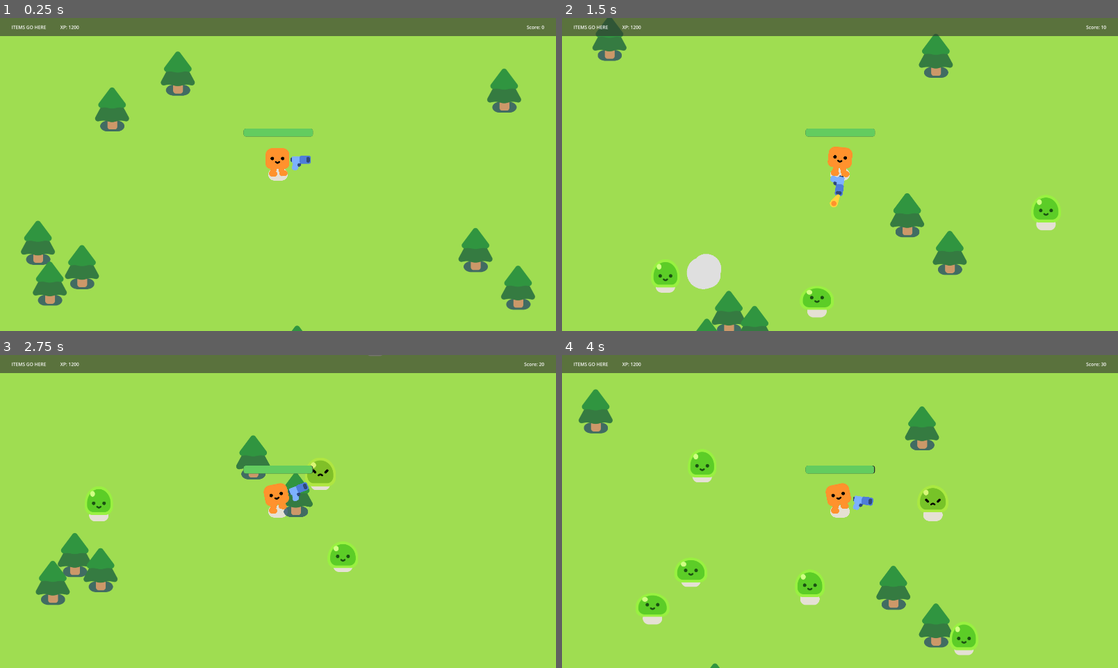
Above: before the commit, frames 1-4 (two rows, left to right).
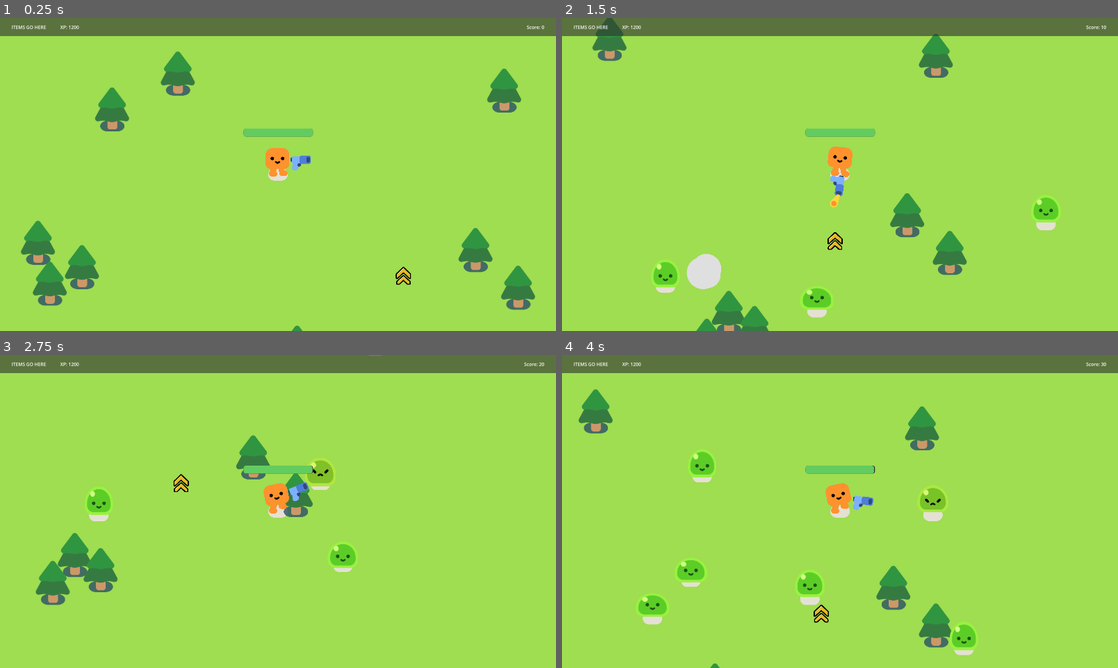
Above: after the commit, the same moments.

Repository: James-Christensen/survivors
Game: Godot game, scene res://Scenes/survivors_game.tscn
Same seed, same stepped clock (60 frames per second), same inputs: the game is played once before the commit and once after it. Before the commit the project starts from res://survivors_game.tscn.
Inputs:
- Up to frame 1 (0.25 s): no input
- Up to frame 2 (1.5 s): hold D (move_right) 0.53-1.28 s; hold S (move_down) from 1.28 s (still down)
- Up to frame 3 (2.75 s): release S (move_down) at 2.03 s; hold D (move_right) from 2.03 s (still down)
- Up to frame 4 (4 s): release D (move_right) at 2.78 s; hold W (move_up) 2.78-3.53 s; hold A (move_left) from 3.53 s (still down)

The runs differ from the first frame. In frame 1, 0.1% of the frame differs, in the area x 71-74%, y 79-86%; in frame 2, 0.1%; in frame 3, 0.1%; in frame 4, 0.1%.
Error after the commit: Parse Error: Expected ":" after class declaration. (res://Scenes/powerups/power_up.gd:1)

Commit message:
power ups and various improvemnets

Diff:
--- a/2d-project-start/GameManager.gd
+++ /dev/null
@@ -1,27 +0,0 @@
-extends Node
-
-signal score_changed(new_score)
-signal victory()
-
-var score: int = 0
-var victory_score: int = 1000
-var health = 100.0
-
-
-func add_score(points: int):
-	score += points
-	if score >= victory_score:
-		score_changed.emit(score)
-		victory.emit()
-	else:
-		score_changed.emit(score)
-
-func reset_score():
-	score = 0
-	score_changed.emit(score)
-
-
-func reset_game():
-	score = 0
-	health = 100.0
-	score_changed.emit(score)
--- a/2d-project-start/mob.gd
+++ b/2d-project-start/Scenes/enemy/mob.gd
@@ -20,9 +20,9 @@
 
 func take_damage():
 	%Slime.play_hurt()
-	health -= 1
+	health -= GameManager.damage_amount
 
-	if health == 0:
+	if health <= 0:
 		var smoke_scene = preload("res://smoke_explosion/smoke_explosion.tscn")
 		var smoke = smoke_scene.instantiate()
 		get_parent().add_child(smoke)
--- a/2d-project-start/mob.tscn
+++ b/2d-project-start/Scenes/enemy/mob.tscn
@@ -1,6 +1,6 @@
 [gd_scene load_steps=4 format=3 uid="uid://bscxlsuoecb6h"]
 
-[ext_resource type="Script" uid="uid://blvytqwlkltsu" path="res://mob.gd" id="1_xhyow"]
+[ext_resource type="Script" uid="uid://blvytqwlkltsu" path="res://Scenes/enemy/mob.gd" id="1_xhyow"]
 [ext_resource type="PackedScene" uid="uid://ogik4s70pgwl" path="res://characters/slime/slime.tscn" id="3_n2uyc"]
 
 [sub_resource type="CircleShape2D" id="CircleShape2D_ypitm"]
--- a/2d-project-start/game.gd
+++ b/2d-project-start/Scenes/game.gd
@@ -5,7 +5,7 @@
 
 func spawn_mob():
 	%PathFollow2D.progress_ratio = randf()
-	var new_mob = preload("res://mob.tscn").instantiate()
+	var new_mob = preload("res://Scenes/enemy/mob.tscn").instantiate()
 	new_mob.global_position = %PathFollow2D.global_position
 	add_child(new_mob)
 
--- a/2d-project-start/bullet.gd
+++ b/2d-project-start/Scenes/player/bullet.gd
@@ -2,13 +2,12 @@
 var travelled_distance = 0
 
 func _physics_process(delta):
-	const SPEED = 1000
-	const RANGE = 1200
+
 	var direction = Vector2.RIGHT.rotated(rotation)
-	position += direction * SPEED *delta
-	travelled_distance += SPEED * delta
+	position += direction * GameManager.bullet_speed *delta
+	travelled_distance += GameManager.bullet_speed * delta
 
-	if travelled_distance > RANGE:
+	if travelled_distance > GameManager.bullet_range:
 		queue_free()
 
 
--- a/2d-project-start/bullet.tscn
+++ b/2d-project-start/Scenes/player/bullet.tscn
@@ -1,7 +1,7 @@
 [gd_scene load_steps=4 format=3 uid="uid://dl548gfke41s7"]
 
 [ext_resource type="Texture2D" uid="uid://dftkbqwsfd68r" path="res://pistol/projectile.png" id="1_v7oki"]
-[ext_resource type="Script" uid="uid://dqr8mtpl37wx1" path="res://bullet.gd" id="1_v8qja"]
+[ext_resource type="Script" uid="uid://dqr8mtpl37wx1" path="res://Scenes/player/bullet.gd" id="1_v8qja"]
 
 [sub_resource type="CircleShape2D" id="CircleShape2D_1meno"]
 radius = 18.1108
--- a/2d-project-start/gun.gd
+++ b/2d-project-start/Scenes/player/gun.gd
@@ -27,7 +27,7 @@
 	if target_enemy == null:
 		return
 
-	const BULLET = preload("res://bullet.tscn")
+	const BULLET = preload("res://Scenes/player/bullet.tscn")
 	var new_bullet = BULLET.instantiate()
 	new_bullet.global_transform = %ShootingPoint.global_transform
 	%ShootingPoint.add_child(new_bullet)
--- a/2d-project-start/gun.tscn
+++ b/2d-project-start/Scenes/player/gun.tscn
@@ -1,6 +1,6 @@
 [gd_scene load_steps=4 format=3 uid="uid://cphcr81upg72i"]
 
-[ext_resource type="Script" uid="uid://cd4g8cl0c2mql" path="res://gun.gd" id="1_sluxj"]
+[ext_resource type="Script" uid="uid://cd4g8cl0c2mql" path="res://Scenes/player/gun.gd" id="1_sluxj"]
 [ext_resource type="Texture2D" uid="uid://cswb5do8rrj7q" path="res://pistol/pistol.png" id="2_idur6"]
 
 [sub_resource type="CircleShape2D" id="CircleShape2D_nthgb"]
--- a/2d-project-start/player.tscn
+++ b/2d-project-start/Scenes/player/player.tscn
@@ -1,8 +1,8 @@
 [gd_scene load_steps=8 format=3 uid="uid://b4dtaeyg4g0k"]
 
 [ext_resource type="PackedScene" uid="uid://pbmyh1qru7p" path="res://characters/happy_boo/happy_boo.tscn" id="1_4flbx"]
-[ext_resource type="Script" uid="uid://bkhhm68v6pd2o" path="res://player.gd" id="1_onrkg"]
-[ext_resource type="PackedScene" uid="uid://cphcr81upg72i" path="res://gun.tscn" id="3_i3pqv"]
+[ext_resource type="Script" uid="uid://bkhhm68v6pd2o" path="res://Scenes/player/player.gd" id="1_onrkg"]
+[ext_resource type="PackedScene" uid="uid://cphcr81upg72i" path="res://Scenes/player/gun.tscn" id="3_i3pqv"]
 
 [sub_resource type="CircleShape2D" id="CircleShape2D_onrkg"]
 radius = 35.0143
@@ -25,6 +25,8 @@
 corner_radius_bottom_left = 8
 
 [node name="Player" type="CharacterBody2D"]
+collision_layer = 17
+collision_mask = 17
 script = ExtResource("1_onrkg")
 
 [node name="HappyBoo" parent="." instance=ExtResource("1_4flbx")]
--- /dev/null
+++ b/2d-project-start/Scenes/powerups/power_up.gd
@@ -0,0 +1,28 @@
+class PowerUp
+extends Area2D
+
+func _ready() -> void:
+	print("Powerup ready - monitoring set to: ", monitoring)
+	print("Powerup collision layer: ", collision_layer)
+	print("Powerup collision mask: ", collision_mask)
+	play_idle_animation()
+
+func play_idle_animation():
+	$AnimationPlayer.play("idle")
+
+func play_pickup_animation():
+	$AnimationPlayer.play("picked_up")
+
+func _on_powerup_body_entered(body: Node2D) -> void:
+	var smoke_scene = preload("res://smoke_explosion/smoke_explosion.tscn")
+	var smoke = smoke_scene.instantiate()
+
+	if body.name == "Player":
+		print("Picked Up")
+		play_pickup_animation()
+
+		get_parent().add_child(smoke)
+		smoke.global_position = global_position
+		GameManager.add_score(10)
+		queue_free()
+		queue_free()
--- /dev/null
+++ b/2d-project-start/Scenes/powerups/powerup.tscn
@@ -0,0 +1,80 @@
+[gd_scene load_steps=8 format=3 uid="uid://c0mo8axus5q67"]
+
+[ext_resource type="Script" uid="uid://tsnsis3r56r2" path="res://Scenes/powerups/power_up.gd" id="1_bixg0"]
+[ext_resource type="Texture2D" uid="uid://sxyfdxchxnmg" path="res://assets/DamageUp.png" id="1_l07o2"]
+
+[sub_resource type="RectangleShape2D" id="RectangleShape2D_bixg0"]
+
+[sub_resource type="Animation" id="Animation_l07o2"]
+resource_name = "idle"
+length = 2.0
+loop_mode = 1
+tracks/0/type = "value"
+tracks/0/imported = false
+tracks/0/enabled = true
+tracks/0/path = NodePath(".:scale")
+tracks/0/interp = 1
+tracks/0/loop_wrap = true
+tracks/0/keys = {
+"times": PackedFloat32Array(0, 1),
+"transitions": PackedFloat32Array(1, 1),
+"update": 0,
+"values": [Vector2(0.3, 0.3), Vector2(0.45, 0.45)]
+}
+
+[sub_resource type="Animation" id="Animation_bixg0"]
+length = 0.001
+tracks/0/type = "value"
+tracks/0/imported = false
+tracks/0/enabled = true
+tracks/0/path = NodePath(".:scale")
+tracks/0/interp = 1
+tracks/0/loop_wrap = true
+tracks/0/keys = {
+"times": PackedFloat32Array(0),
+"transitions": PackedFloat32Array(1),
+"update": 0,
+"values": [Vector2(0.3, 0.3)]
+}
+
+[sub_resource type="Animation" id="Animation_bvw1q"]
+resource_name = "picked_up"
+length = 0.5
+tracks/0/type = "value"
+tracks/0/imported = false
+tracks/0/enabled = true
+tracks/0/path = NodePath(".:scale")
+tracks/0/interp = 1
+tracks/0/loop_wrap = true
+tracks/0/keys = {
+"times": PackedFloat32Array(0, 0.201013, 0.49825),
+"transitions": PackedFloat32Array(1, 1, 1),
+"update": 0,
+"values": [Vector2(0.3, 0.3), Vector2(0.4, 0.4), Vector2(0, 0)]
+}
+
+[sub_resource type="AnimationLibrary" id="AnimationLibrary_bvw1q"]
+_data = {
+&"RESET": SubResource("Animation_bixg0"),
+&"idle": SubResource("Animation_l07o2"),
+&"picked_up": SubResource("Animation_bvw1q")
+}
+
+[node name="Powerup" type="Area2D"]
+scale = Vector2(0.3, 0.3)
+collision_layer = 16
+collision_mask = 16
+script = ExtResource("1_bixg0")
+
+[node name="CollisionShape2D" type="CollisionShape2D" parent="."]
+shape = SubResource("RectangleShape2D_bixg0")
+
+[node name="Sprite2D" type="Sprite2D" parent="."]
+texture = ExtResource("1_l07o2")
+
+[node name="AnimationPlayer" type="AnimationPlayer" parent="."]
+libraries = {
+&"": SubResource("AnimationLibrary_bvw1q")
+}
+
+[connection signal="body_entered" from="." to="." method="_on_powerup_body_entered"]
--- a/2d-project-start/survivors_game.tscn
+++ b/2d-project-start/Scenes/survivors_game.tscn
@@ -1,10 +1,11 @@
-[gd_scene load_steps=8 format=3 uid="uid://dun1cpardk2xw"]
+[gd_scene load_steps=9 format=3 uid="uid://dun1cpardk2xw"]
 
-[ext_resource type="Script" uid="uid://2aogeww6mxlj" path="res://game.gd" id="1_qclsr"]
-[ext_resource type="PackedScene" uid="uid://b4dtaeyg4g0k" path="res://player.tscn" id="2_a7q7f"]
-[ext_resource type="PackedScene" uid="uid://ymcfig6q58q3" path="res://pinetree.tscn" id="3_6h7ij"]
-[ext_resource type="StyleBox" uid="uid://rjmty1saw2qr" path="res://play_again_button_pressed.tres" id="3_7jj1j"]
-[ext_resource type="Script" uid="uid://ydqki8iy5iw8" path="res://header.gd" id="3_qqaft"]
+[ext_resource type="Script" uid="uid://2aogeww6mxlj" path="res://Scenes/game.gd" id="1_eua6o"]
+[ext_resource type="PackedScene" uid="uid://b4dtaeyg4g0k" path="res://Scenes/player/player.tscn" id="2_dfjrj"]
+[ext_resource type="StyleBox" uid="uid://rjmty1saw2qr" path="res://assets/play_again_button_pressed.tres" id="3_twsm8"]
+[ext_resource type="Script" uid="uid://ydqki8iy5iw8" path="res://UI/header.gd" id="4_qxpe7"]
+[ext_resource type="PackedScene" uid="uid://ymcfig6q58q3" path="res://pinetree.tscn" id="5_v0jmy"]
+[ext_resource type="PackedScene" uid="uid://c0mo8axus5q67" path="res://Scenes/powerups/powerup.tscn" id="6_dfjrj"]
 
 [sub_resource type="Curve2D" id="Curve2D_cp6e5"]
 _data = {
@@ -17,13 +18,15 @@
 
 [node name="Game" type="Node2D"]
 y_sort_enabled = true
-script = ExtResource("1_qclsr")
+script = ExtResource("1_eua6o")
 
 [node name="Timer" type="Timer" parent="."]
 wait_time = 0.3
 autostart = true
 
-[node name="Player" parent="." instance=ExtResource("2_a7q7f")]
+[node name="Player" parent="." instance=ExtResource("2_dfjrj")]
+collision_layer = 32785
+collision_mask = 32785
 
 [node name="Path2D" type="Path2D" parent="Player"]
 curve = SubResource("Curve2D_cp6e5")
@@ -78,8 +81,8 @@
 layout_mode = 2
 theme_override_colors/font_color = Color(0.0627451, 0.698039, 0.937255, 1)
 theme_override_font_sizes/font_size = 50
-theme_override_styles/pressed = ExtResource("3_7jj1j")
-theme_override_styles/normal = ExtResource("3_7jj1j")
+theme_override_styles/pressed = ExtResource("3_twsm8")
+theme_override_styles/normal = ExtResource("3_twsm8")
 text = "Play Again?"
 
 [node name="Grass" type="CanvasLayer" parent="."]
@@ -105,7 +108,7 @@
 size_flags_horizontal = 3
 size_flags_vertical = 0
 theme_override_styles/panel = SubResource("StyleBoxFlat_l26od")
-script = ExtResource("3_qqaft")
+script = ExtResource("4_qxpe7")
 
 [node name="MarginContainer" type="MarginContainer" parent="HUD/Header"]
 layout_mode = 2
@@ -142,38 +145,41 @@
 text = "Score: 100"
 horizontal_alignment = 2
 
-[node name="PineTree" parent="." instance=ExtResource("3_6h7ij")]
+[node name="PineTree" parent="." instance=ExtResource("5_v0jmy")]
 position = Vector2(66, 591)
 
-[node name="PineTree2" parent="." instance=ExtResource("3_6h7ij")]
+[node name="PineTree2" parent="." instance=ExtResource("5_v0jmy")]
 position = Vector2(155, 643)
 
-[node name="PineTree3" parent="." instance=ExtResource("3_6h7ij")]
+[node name="PineTree3" parent="." instance=ExtResource("5_v0jmy")]
 position = Vector2(-9.99997, 687)
 
-[node name="PineTree4" parent="." instance=ExtResource("3_6h7ij")]
+[node name="PineTree4" parent="." instance=ExtResource("5_v0jmy")]
 position = Vector2(682, 254)
 
-[node name="PineTree5" parent="." instance=ExtResource("3_6h7ij")]
+[node name="PineTree5" parent="." instance=ExtResource("5_v0jmy")]
 position = Vector2(829, 384)
 
-[node name="PineTree11" parent="." instance=ExtResource("3_6h7ij")]
+[node name="PineTree11" parent="." instance=ExtResource("5_v0jmy")]
 position = Vector2(781, -296)
 
-[node name="PineTree6" parent="." instance=ExtResource("3_6h7ij")]
+[node name="PineTree6" parent="." instance=ExtResource("5_v0jmy")]
 position = Vector2(-677, 313)
 
-[node name="PineTree7" parent="." instance=ExtResource("3_6h7ij")]
+[node name="PineTree7" parent="." instance=ExtResource("5_v0jmy")]
 position = Vector2(-788, 370)
 
-[node name="PineTree8" parent="." instance=ExtResource("3_6h7ij")]
+[node name="PineTree8" parent="." instance=ExtResource("5_v0jmy")]
 position = Vector2(-829, 229)
 
-[node name="PineTree9" parent="." instance=ExtResource("3_6h7ij")]
+[node name="PineTree9" parent="." instance=ExtResource("5_v0jmy")]
 position = Vector2(-346, -355)
 
-[node name="PineTree10" parent="." instance=ExtResource("3_6h7ij")]
+[node name="PineTree10" parent="." instance=ExtResource("5_v0jmy")]
 position = Vector2(-573, -231)
+
+[node name="Powerup" parent="." instance=ExtResource("6_dfjrj")]
+position = Vector2(433, 349)
 
 [connection signal="timeout" from="Timer" to="." method="_on_timer_timeout"]
 [connection signal="health_depleted" from="Player" to="." method="_on_player_health_depleted"]
--- /dev/null
+++ b/2d-project-start/State/GameManager.gd
@@ -0,0 +1,61 @@
+extends Node
+
+signal score_changed(new_score)
+signal victory()
+
+var score: int = 0
+var victory_score: int = 1000
+var last_upgrade_threshold: int = 0  # Add this to track upgrades
+
+
+#PLayer info
+var health = 100.0
+var damage_amount = 1
+var max_damage_amount = 3
+
+#Bullet
+var bullet_speed = 1000
+var max_bullet_speed = 2000
+var bullet_range = 1200
+var max_bullet_range = 2400
+
+func add_score(points: int):
+	score += points
+
+	# Check for gun upgrades every 50 points
+	var new_upgrade_threshold = score / 50
+	print("Threshold:")
+	print(new_upgrade_threshold)
+
+	if new_upgrade_threshold > last_upgrade_threshold:
+		print("Gun Upgrading")
+		upgrade_gun()
+		last_upgrade_threshold = new_upgrade_threshold
+
+	if score >= victory_score:
+		score_changed.emit(score)
+		victory.emit()
+	else:
+		score_changed.emit(score)
+
+func reset_score():
+	score = 0
+	last_upgrade_threshold = 0  # Reset upgrade tracking
+	score_changed.emit(score)
+
+func reset_game():
+	health = 100.0
+	reset_score()
+
+func upgrade_gun():
+	if damage_amount <= max_damage_amount:
+		damage_amount += 1
+	if bullet_range <= max_bullet_range:
+		bullet_range += 100
+	if bullet_speed <= max_bullet_speed:
+		bullet_speed += 100
+
+	print("Weapon Stats:")
+	print(damage_amount)
+	print(bullet_range)
+	print(bullet_speed)
--- a/2d-project-start/game.tscn
+++ /dev/null
@@ -1,75 +0,0 @@
-[gd_scene load_steps=6 format=3 uid="uid://c1nqgcoftemh1"]
-
-[ext_resource type="Script" uid="uid://2aogeww6mxlj" path="res://game.gd" id="1_fc0e3"]
-[ext_resource type="PackedScene" uid="uid://b4dtaeyg4g0k" path="res://player.tscn" id="2_e2o6t"]
-[ext_resource type="PackedScene" uid="uid://ymcfig6q58q3" path="res://pinetree.tscn" id="3_feb5d"]
-[ext_resource type="PackedScene" uid="uid://c27xpmf0btb4d" path="res://mob_old.tscn" id="4_fc0e3"]
-
-[sub_resource type="Curve2D" id="Curve2D_feb5d"]
-_data = {
-"points": PackedVector2Array(0, 0, 0, 0, -159, -156, 0, 0, 0, 0, -215, 1118, 0, 0, 0, 0, 2120, 1223, 0, 0, 0, 0, 2132, 1222, 0, 0, 0, 0, 2173, -151, 0, 0, 0, 0, -153, -149, 0, 0, 0, 0, -159, -156)
-}
-point_count = 7
-
-[node name="Game" type="Node2D"]
-y_sort_enabled = true
-script = ExtResource("1_fc0e3")
-
-[node name="CanvasLayer" type="CanvasLayer" parent="."]
-layer = -1
-
-[node name="ColorRect" type="ColorRect" parent="CanvasLayer"]
-offset_left = -15.0
-offset_top = -17.0
-offset_right = 1924.0
-offset_bottom = 1066.0
-color = Color(0.425961, 0.68416, 0.416709, 1)
-
-[node name="Player" parent="." instance=ExtResource("2_e2o6t")]
-unique_name_in_owner = true
-position = Vector2(945, 527)
-
-[node name="Path2D" type="Path2D" parent="Player"]
-position = Vector2(-945, -527)
-curve = SubResource("Curve2D_feb5d")
-
-[node name="PathFollow2D" type="PathFollow2D" parent="Player/Path2D"]
-unique_name_in_owner = true
-position = Vector2(-159, -156)
-rotation = 1.61472
-
-[node name="PineTree" parent="." instance=ExtResource("3_feb5d")]
-position = Vector2(169, 128)
-
-[node name="PineTree2" parent="." instance=ExtResource("3_feb5d")]
-position = Vector2(511, 853)
-
-[node name="PineTree3" parent="." instance=ExtResource("3_feb5d")]
-position = Vector2(78, 935)
-
-[node name="PineTree4" parent="." instance=ExtResource("3_feb5d")]
-position = Vector2(1716, 244)
-
-[node name="PineTree5" parent="." instance=ExtResource("3_feb5d")]
-position = Vector2(1408, 866)
-
-[node name="PineTree6" parent="." instance=ExtResource("3_feb5d")]
-position = Vector2(1129, 31)
-
-[node name="PineTree7" parent="." instance=ExtResource("3_feb5d")]
-position = Vector2(846, 78)
-
-[node name="PineTree8" parent="." instance=ExtResource("3_feb5d")]
-position = Vector2(1170, 831)
-
-[node name="Mob" parent="." instance=ExtResource("4_fc0e3")]
-position = Vector2(231, 457)
-
-[node name="Mob2" parent="." instance=ExtResource("4_fc0e3")]
-position = Vector2(959, 1020)
-
-[node name="Mob3" parent="." instance=ExtResource("4_fc0e3")]
-position = Vector2(1549, 93)
-
-[node name="Timer" type="Timer" parent="."]
-unique_name_in_owner = true
--- a/2d-project-start/project.godot
+++ b/2d-project-start/project.godot
@@ -77,11 +77,15 @@
 config/name="Your First 2D Game With Godot 4: START (GDQuest)"
 run/main_scene="uid://dun1cpardk2xw"
 config/features=PackedStringArray("4.4", "Forward Plus")
-config/icon="res://icon.png"
+config/icon="res://assets/icon.png"
+
+[audio]
+
+buses/default_bus_layout="res://assets/default_bus_layout.tres"
 
 [autoload]
 
-GameManager="*res://GameManager.gd"
+GameManager="*res://State/GameManager.gd"
 
 [display]
 
Renamed: 2d-project-start/mob.gd.uid -> 2d-project-start/Scenes/enemy/mob.gd.uid
Renamed: 2d-project-start/game.gd.uid -> 2d-project-start/Scenes/game.gd.uid
Renamed: 2d-project-start/bullet.gd.uid -> 2d-project-start/Scenes/player/bullet.gd.uid
Renamed: 2d-project-start/gun.gd.uid -> 2d-project-start/Scenes/player/gun.gd.uid
Renamed: 2d-project-start/player.gd -> 2d-project-start/Scenes/player/player.gd
Renamed: 2d-project-start/player.gd.uid -> 2d-project-start/Scenes/player/player.gd.uid
Not shown, added: 2d-project-start/Scenes/powerups/power_up.gd.uid
Renamed: 2d-project-start/GameManager.gd.uid -> 2d-project-start/State/GameManager.gd.uid
Renamed: 2d-project-start/header.gd -> 2d-project-start/UI/header.gd
Renamed: 2d-project-start/header.gd.uid -> 2d-project-start/UI/header.gd.uid
Binary file added: 2d-project-start/assets/DamageUp.png
Not shown, changed: 2d-project-start/assets/DamageUp.png.import
(and 16 more such lines)
